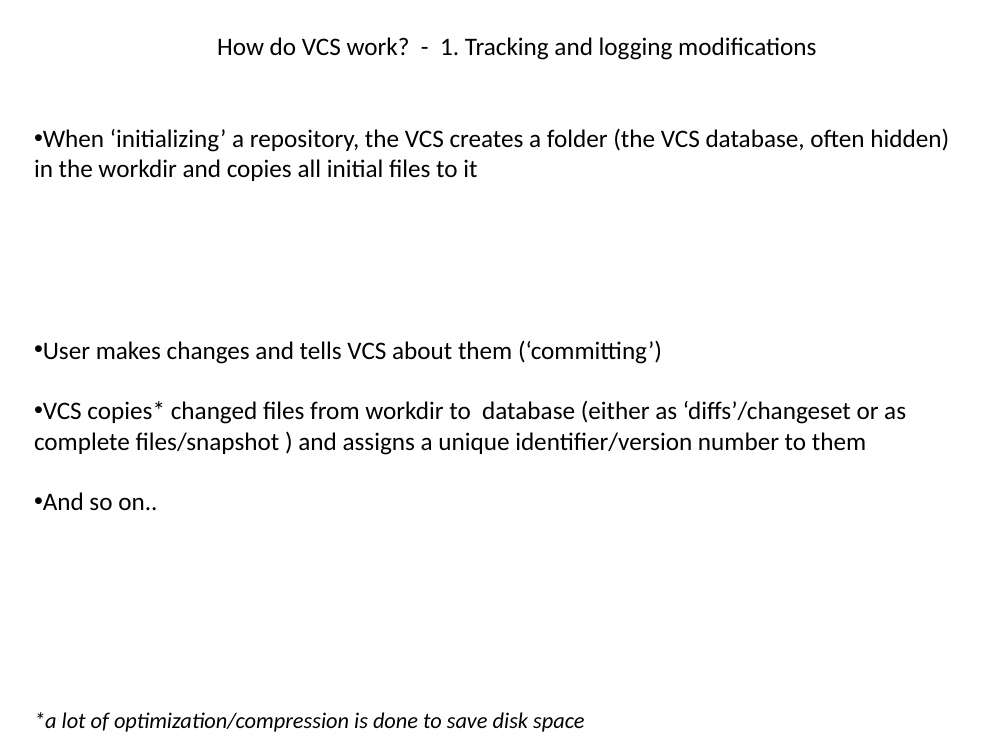
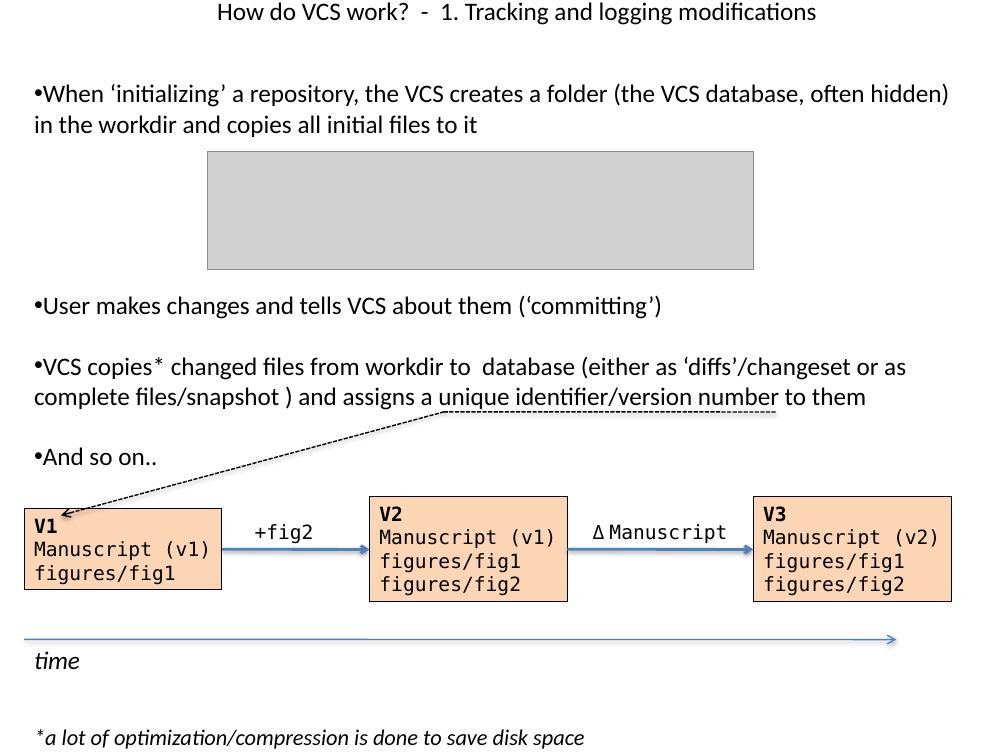
Before and after one commit to flosopher/gittalk, a slide deck: slide 3 of git_python_kurs.pptx. Drawn at 1008x756 pixels with LibreOffice and Linux fonts; fonts in the diff are those of the drawing; grey boxes stand for pictures. Boxes give left, top, right and bottom in pixels: in the first picture for what was removed or moved away, otherwise in the second. Text is boxed around its words. In the diff, an @@ line names an element or a change of style, - is before the commit and + after.

```diff
--- a/git_python_kurs.pptx
+++ b/git_python_kurs.pptx
@@ text "How do VCS work? - ...": place and size @@
-text "How do VCS work? - ..." at [217, 37, 816, 60]
+text "How do VCS work? - ..." at [217, 2, 816, 25]
@@ text "When ‘initializing’ a repository, the ...": place and size @@
-text "When ‘initializing’ a repository, the ..." at [34, 128, 949, 510]
+text "When ‘initializing’ a repository, the ..." at [34, 83, 949, 465]
@@ picture added at [208, 152, 754, 270] @@
@@ arrow added from (445, 412) to (61, 515), #000000 1 pt dashed @@
@@ line added from (776, 412) to (445, 412), #000000 1 pt dashed @@
@@ rectangle added at [24, 509, 222, 591], fill #FCD5B5, outline #000000 0.75 pt, 14 pt, text #000000 @@
+V1
+Manuscript (v1)
+figures/fig1
@@ rectangle added at [370, 497, 568, 602], fill #FCD5B5, outline #000000 0.75 pt, 14 pt, text #000000 @@
+V2
+Manuscript (v1)
+figures/fig1
+figures/fig2
@@ rectangle added at [753, 497, 951, 602], fill #FCD5B5, outline #000000 0.75 pt, 14 pt, text #000000 @@
+V3
+Manuscript (v2)
+figures/fig1
+figures/fig2
@@ text added at [255, 524, 314, 544], 14 pt, text #000000 @@
++fig2
@@ text added at [593, 524, 727, 543], 14 pt, text #000000 @@
+Δ Manuscript
@@ arrow added from (222, 549) to (370, 549), #4F81BD 2 pt @@
@@ arrow added from (568, 549) to (753, 549), #4F81BD 2 pt @@
@@ arrow added from (24, 639) to (896, 639), #4F81BD 1 pt @@
@@ text added at [34, 651, 80, 669], 18 pt, text #000000, italic @@
+time
@@ text "*a lot of optimization/compression is ...": place and size @@
-text "*a lot of optimization/compression is ..." at [34, 712, 584, 732]
+text "*a lot of optimization/compression is ..." at [34, 729, 584, 749]
```
Also in this commit, not shown: 7 other slides changed, 7 slides added, 3 slides removed.
